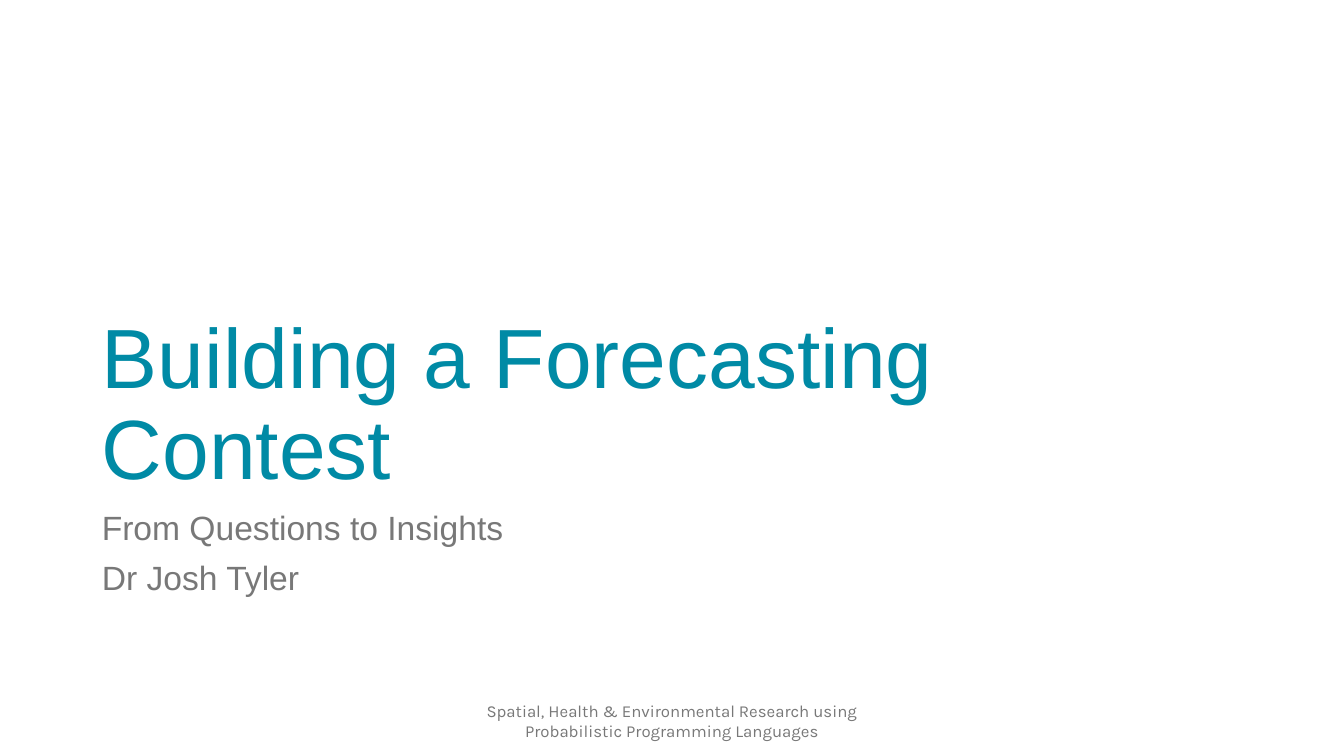
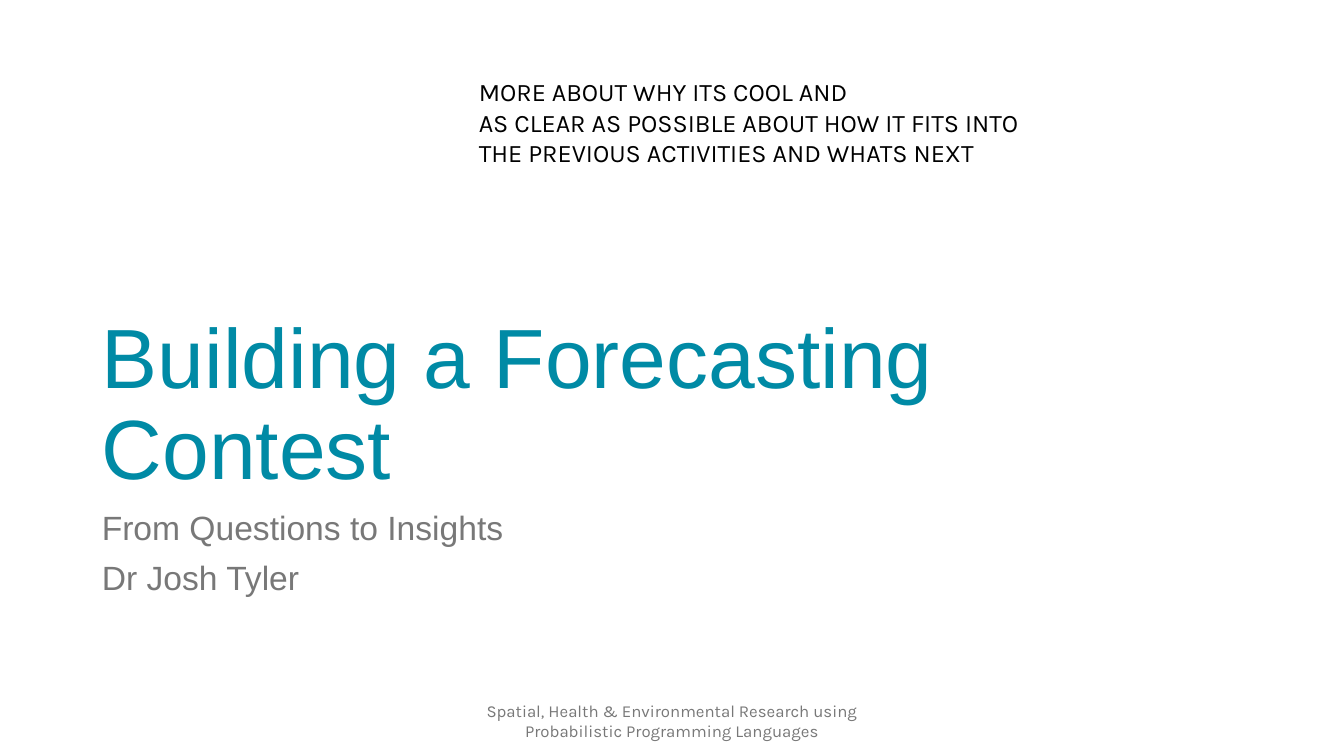
Before and after one commit to SPHERE-PPL/Annual-Meeting-Jan25, a slide deck: slide 22 of Presentations/DayPlan/Full Presentation.pptx. Drawn at 1344x756 pixels with LibreOffice and Linux fonts; fonts in the diff are those of the drawing; background and template pictures are left out. Boxes give left, top, right and bottom in pixels: in the first picture for what was removed or moved away, otherwise in the second. Text is boxed around its words. In the diff, an @@ line names an element or a change of style, - is before the commit and + after.

```diff
--- a/Presentations/DayPlan/Full Presentation.pptx
+++ b/Presentations/DayPlan/Full Presentation.pptx
@@ text added at (479,85,1018,163), 18 pt, text #000000 @@
+MORE ABOUT WHY ITS COOL AND
+AS CLEAR AS POSSIBLE ABOUT HOW IT FITS INTO
+THE PREVIOUS ACTIVITIES AND WHATS NEXT
```
Also in this commit, not shown: 1 other slide changed, 1 slide added, 1 other file.
